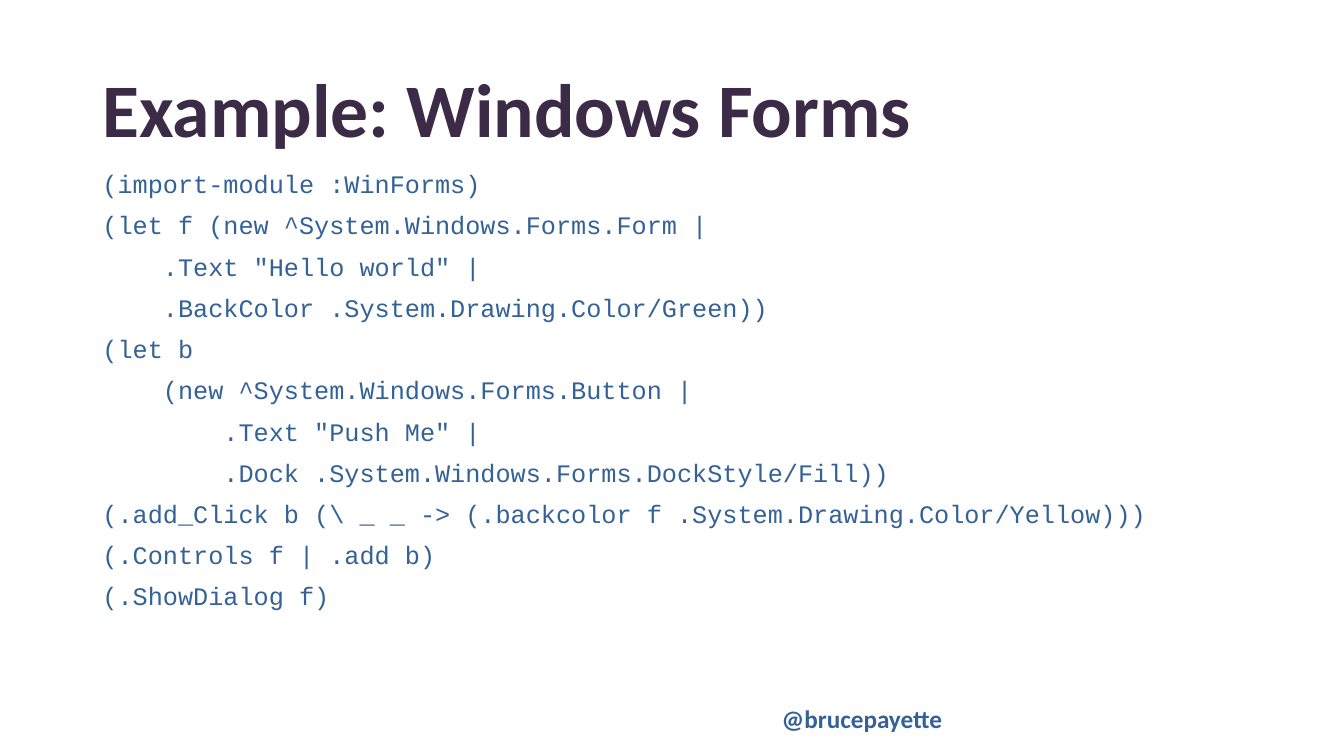
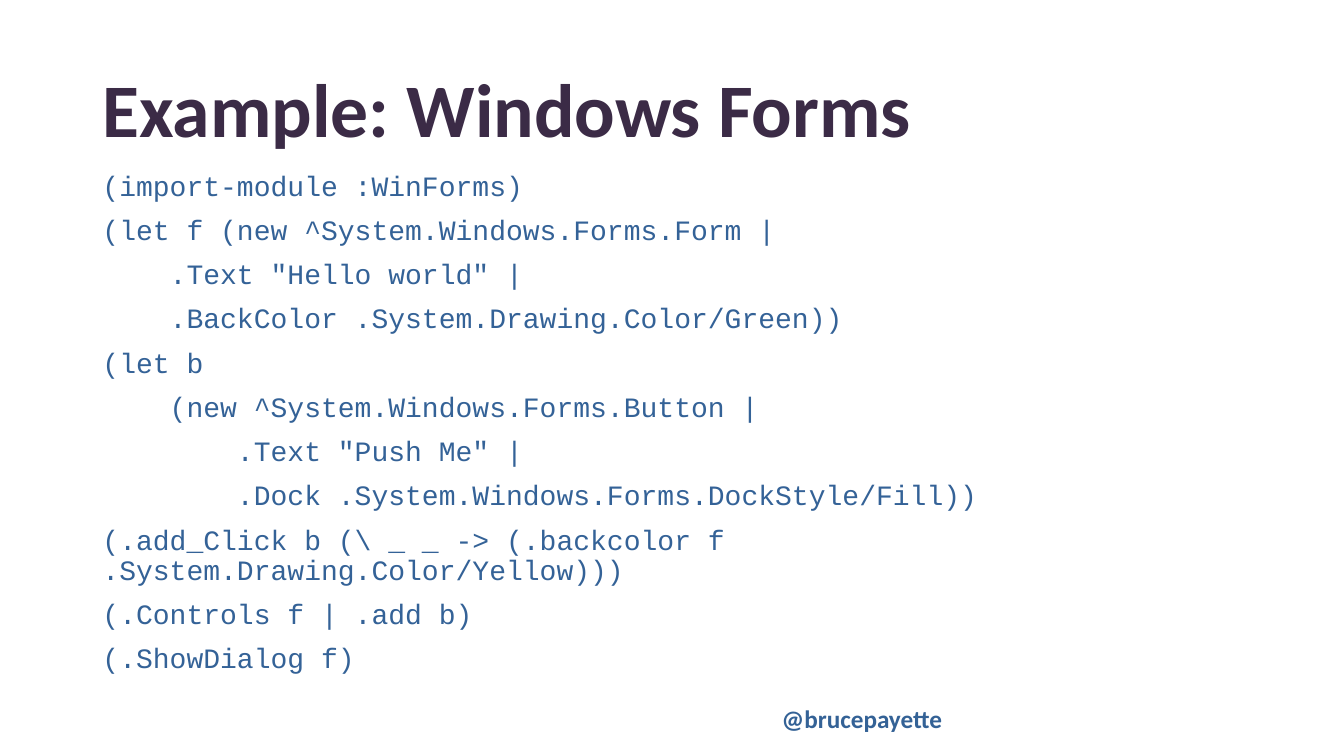
Before and after one commit to BrucePay/BraidLang, a slide deck: slide 19 of PSCONFEU23_payette_braid.pptx. Drawn at 1344x756 pixels with LibreOffice and Linux fonts; fonts in the diff are those of the drawing; background and template pictures are left out. Boxes give left, top, right and bottom in pixels: in the first picture for what was removed or moved away, otherwise in the second. Text is boxed around its words. In the diff, an @@ line names an element or a change of style, - is before the commit and + after.

Commit message:
Adjusted fonts

```diff
--- a/PSCONFEU23_payette_braid.pptx
+++ b/PSCONFEU23_payette_braid.pptx
@@ text "(import-module :WinForms)" at [102, 176, 977, 674]: size 18 to 20 pt @@
```
Also in this commit, not shown: 2 other slides changed.
